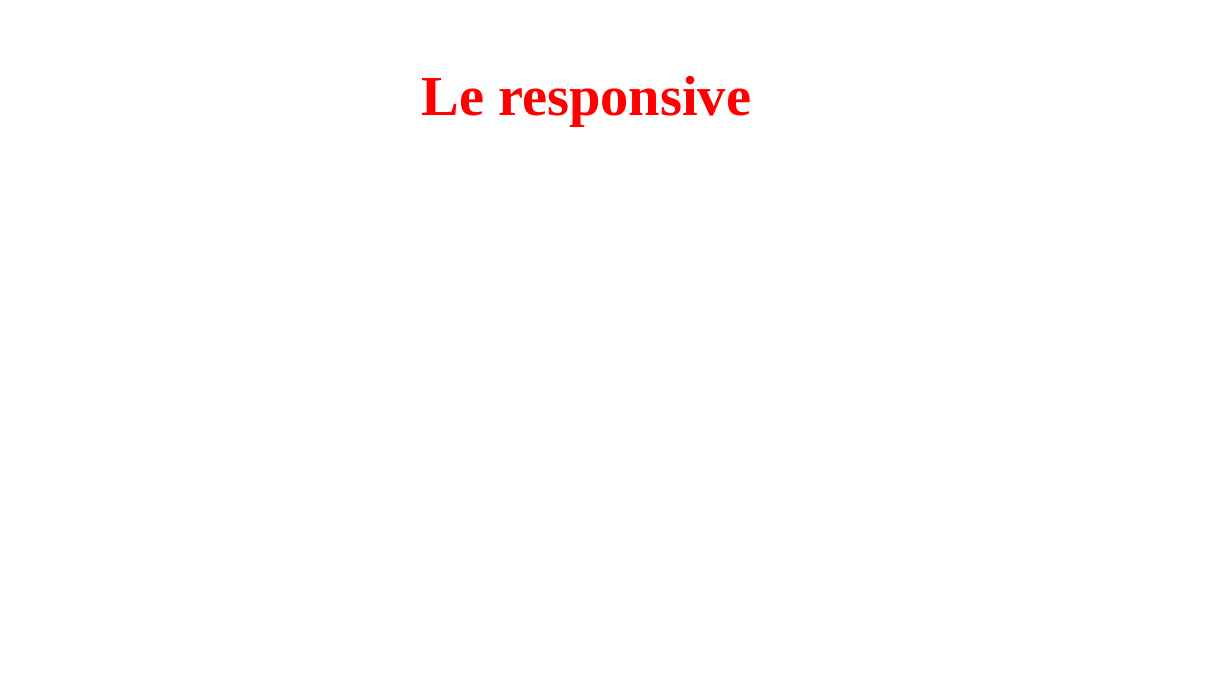
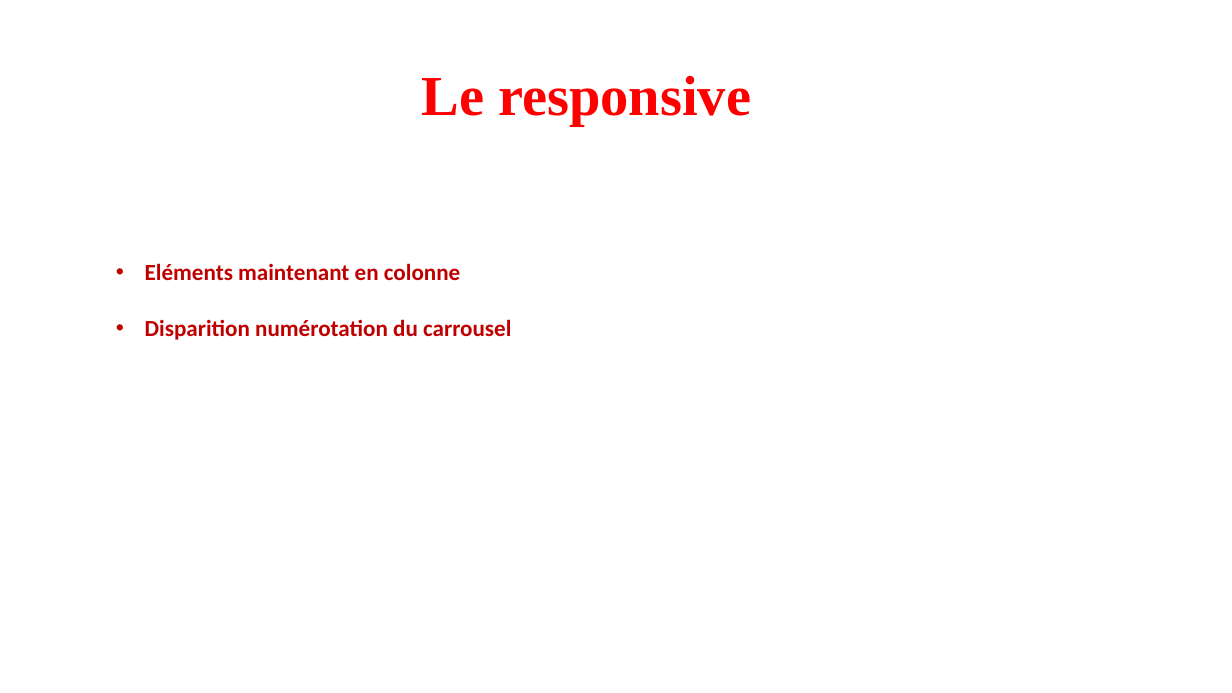
Before and after one commit to VinceDS99/Projet-6-Kasa, a slide deck: slide 18 of Présentation site Kasa.pptx (slide 8 before the commit). Drawn at 1232x693 pixels with LibreOffice and Linux fonts; fonts in the diff are those of the drawing. Boxes give left, top, right and bottom in pixels: in the first picture for what was removed or moved away, otherwise in the second. Text is boxed around its words. In the diff, an @@ line names an element or a change of style, - is before the commit and + after.

```diff
--- a/Présentation site Kasa.pptx
+++ b/Présentation site Kasa.pptx
@@ text added at [145, 263, 511, 340], 18 pt, text #C00000, bold @@
+• Eléments maintenant en colonne
+• Disparition numérotation du carrousel
```
Also in this commit, not shown: 4 other slides changed, 10 slides added, 10 other files.
